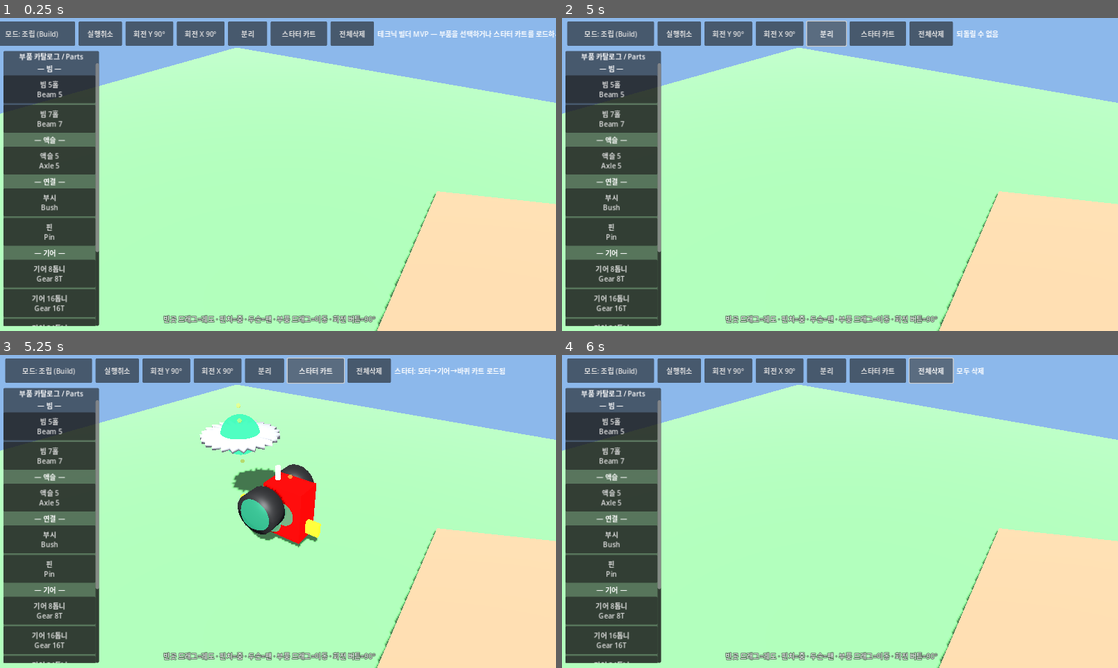
Above: before the commit, frames 1-4 (two rows, left to right).
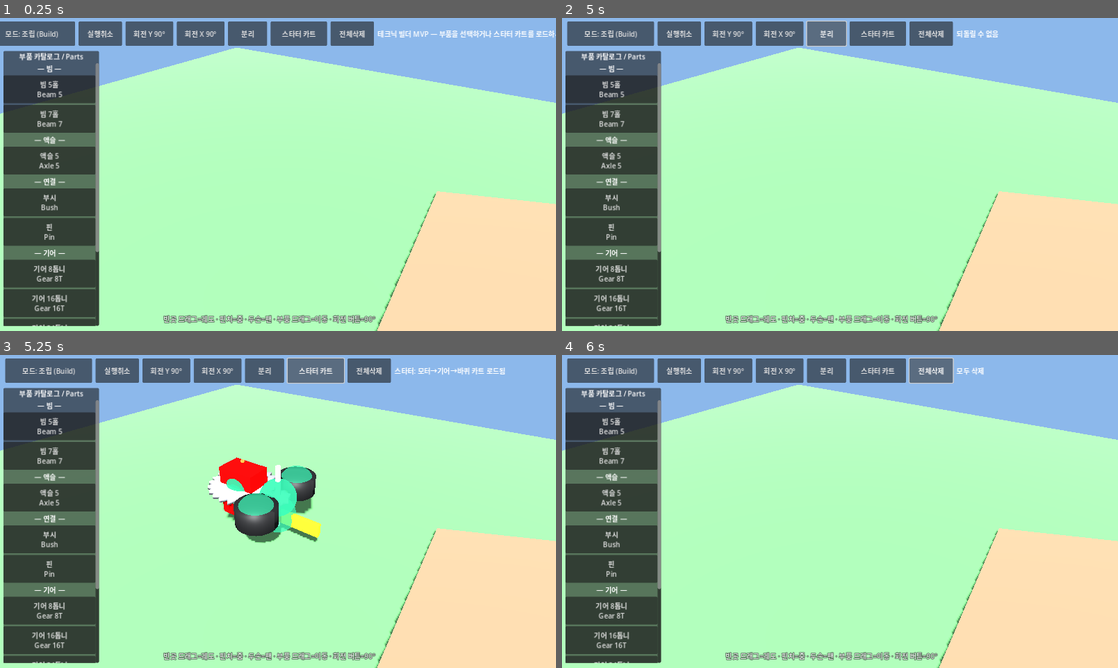
Above: after the commit, the same moments.

Repository: Lee-Gangpyo/technic-builder
Game: Godot game, scene res://scenes/main.tscn
Same seed, same stepped clock (60 frames per second), same inputs: the game is played once before the commit and once after it.
Inputs:
- Up to frame 1 (0.25 s): no input
- Up to frame 2 (5 s): click "모드: 조립 (Build)" at 0.5 s; click "모드: 운전 (Drive)" at 1.25 s; click "실행취소" at 2 s; click "회전 Y 90°" at 2.75 s; click "회전 X 90°" at 3.5 s; click "분리" at 4.25 s
- Up to frame 3 (5.25 s): click "스타터 카트" at 5 s
- Up to frame 4 (6 s): click "전체삭제" at 5.75 s

Frames 1-2 are identical in both runs. In frame 3, 4.7% of the frame differs, in the area x 35-57%, y 15-62%; in frame 4, nothing differs.
Error after the commit: Parse Error: Cannot infer the type of "is_prefer" variable because the value doesn't have a set type. (res://scripts/physics/snap_system.gd:43)

Commit message:
fix(assembly): snap ghost preview, touch vs camera lock, snap scoring
- Keep dragged part under finger; show translucent ghost at snap pose
- Rank snap candidates by distance+alignment with hysteresis
- Ignore emulated mouse while touches active; pointer-owned drag
- Camera clears orbit/pinch while part is dragging
- Slightly widen SNAP_DISTANCE for magnet feel

Diff:
--- a/scripts/assembly_manager.gd
+++ b/scripts/assembly_manager.gd
@@ -16,6 +16,14 @@
 var drag_offset: Vector3 = Vector3.ZERO
 var pending_snap: Dictionary = {}
 var gear_links: Array = []  ## GearConstraint nodes
+
+## Pointer ownership: ignore emulated mouse while real touches are active;
+## only the pointer that started the drag may move/end it.
+var _active_touches: int = 0
+var _drag_pointer_id: int = -1  ## -1 = mouse, >=0 = ScreenTouch index
+var _snap_ghost: Node3D = null
+var _snap_ghost_mesh: MeshInstance3D = null
+var _last_snap_notify_ms: int = 0
 
 func _ready() -> void:
 	add_to_group("assembly_manager")
@@ -145,6 +153,7 @@
 	_create_connection(b, cid_b, a, cid_a, tb["type"], ta["type"])
 
 func clear_all(notify: bool = true) -> void:
+	_clear_snap_ghost()
 	for j in joints_root.get_children():
 		j.queue_free()
 	for g in gear_links:
@@ -164,29 +173,41 @@
 	## Pointer pick/drag in _input so part drag wins over camera orbit (which uses unhandled).
 	if GameState.mode != GameState.Mode.BUILD:
 		return
+
+	# Track real touches so emulated mouse (iPad/web) cannot steal/end the drag.
+	if event is InputEventScreenTouch:
+		var st_count := event as InputEventScreenTouch
+		if st_count.pressed:
+			_active_touches += 1
+		else:
+			_active_touches = maxi(_active_touches - 1, 0)
+
+	if _active_touches > 0 and (event is InputEventMouseButton or event is InputEventMouseMotion):
+		return
+
 	if event is InputEventMouseButton:
 		var mb := event as InputEventMouseButton
 		if mb.button_index == MOUSE_BUTTON_LEFT:
 			if mb.pressed:
-				if _try_pick(mb.position):
+				if _try_pick(mb.position, -1):
 					get_viewport().set_input_as_handled()
 			else:
-				if dragging:
+				if dragging and _drag_pointer_id == -1:
 					_end_drag()
 					get_viewport().set_input_as_handled()
-	elif event is InputEventMouseMotion and dragging:
+	elif event is InputEventMouseMotion and dragging and _drag_pointer_id == -1:
 		_drag_to((event as InputEventMouseMotion).position)
 		get_viewport().set_input_as_handled()
 	elif event is InputEventScreenTouch:
 		var st := event as InputEventScreenTouch
 		if st.pressed:
-			if _try_pick(st.position):
+			if _try_pick(st.position, st.index):
 				get_viewport().set_input_as_handled()
 		else:
-			if dragging:
+			if dragging and _drag_pointer_id == st.index:
 				_end_drag()
 				get_viewport().set_input_as_handled()
-	elif event is InputEventScreenDrag and dragging:
+	elif event is InputEventScreenDrag and dragging and _drag_pointer_id == (event as InputEventScreenDrag).index:
 		_drag_to((event as InputEventScreenDrag).position)
 		get_viewport().set_input_as_handled()
 
@@ -206,8 +227,11 @@
 		get_viewport().set_input_as_handled()
 		return
 
-func _try_pick(screen_pos: Vector2) -> bool:
+func _try_pick(screen_pos: Vector2, pointer_id: int) -> bool:
 	if camera == null:
+		return false
+	if dragging != null:
+		# Already dragging with another pointer — don't steal.
 		return false
 	var from := camera.project_ray_origin(screen_pos)
 	var dir := camera.project_ray_normal(screen_pos)
@@ -225,30 +249,48 @@
 		GameState.select_part(p)
 		p.set_selected(true)
 		dragging = p
+		_drag_pointer_id = pointer_id
 		dragging.freeze = true
 		drag_plane_y = p.global_position.y
 		var planar := _ray_to_plane(screen_pos, drag_plane_y)
 		drag_offset = p.global_position - planar
 		# Detach while dragging so user can re-place
 		detach_part(p, false)
+		pending_snap = {}
+		_clear_snap_ghost()
 		return true
 	return false
 
 func _drag_to(screen_pos: Vector2) -> void:
 	if dragging == null:
 		return
+	# Keep the real part under the finger; preview snap with a ghost.
 	var planar := _ray_to_plane(screen_pos, drag_plane_y)
 	dragging.global_position = planar + drag_offset
-	pending_snap = SnapSystem.find_snap(dragging, parts, GameState.SNAP_DISTANCE, GameState.SNAP_ANGLE_DEG)
+	pending_snap = SnapSystem.find_snap(
+		dragging, parts, GameState.SNAP_DISTANCE, GameState.SNAP_ANGLE_DEG, pending_snap
+	)
 	if pending_snap.get("found", false):
-		dragging.global_transform = SnapSystem.compute_snap_transform(dragging, pending_snap)
-		GameState.notify("스냅 가능 ✓")
+		var ghost_xf := SnapSystem.compute_snap_transform(dragging, pending_snap)
+		_show_snap_ghost(ghost_xf)
+		var now := Time.get_ticks_msec()
+		if now - _last_snap_notify_ms > 400:
+			GameState.notify("스냅 가능 ✓")
+			_last_snap_notify_ms = now
+	else:
+		_clear_snap_ghost()
 
 func _end_drag() -> void:
 	if dragging == null:
 		return
 	if pending_snap.get("found", false):
 		var s := pending_snap
+		# Refresh target pose in case the world moved; recompute from live connectors.
+		var refreshed := SnapSystem.find_snap(
+			dragging, parts, GameState.SNAP_DISTANCE, GameState.SNAP_ANGLE_DEG, s
+		)
+		if refreshed.get("found", false):
+			s = refreshed
 		dragging.global_transform = SnapSystem.compute_snap_transform(dragging, s)
 		_create_connection(
 			dragging, s["moving_cid"],
@@ -259,7 +301,34 @@
 		GameState.notify("연결됨")
 		_refresh_gear_constraints()
 	pending_snap = {}
+	_clear_snap_ghost()
 	dragging = null
+	_drag_pointer_id = -1
+
+func _show_snap_ghost(xf: Transform3D) -> void:
+	if dragging == null:
+		return
+	if _snap_ghost == null or not is_instance_valid(_snap_ghost):
+		_snap_ghost = Node3D.new()
+		_snap_ghost.name = "SnapGhost"
+		parts_root.add_child(_snap_ghost)
+		_snap_ghost_mesh = PartMeshFactory.make_mesh(dragging.part_data)
+		if _snap_ghost_mesh:
+			var mat := StandardMaterial3D.new()
+			mat.albedo_color = Color(0.35, 0.95, 0.7, 0.4)
+			mat.transparency = BaseMaterial3D.TRANSPARENCY_ALPHA
+			mat.shading_mode = BaseMaterial3D.SHADING_MODE_UNSHADED
+			mat.cull_mode = BaseMaterial3D.CULL_DISABLED
+			_snap_ghost_mesh.material_override = mat
+			_snap_ghost.add_child(_snap_ghost_mesh)
+	_snap_ghost.global_transform = xf
+	_snap_ghost.visible = true
+
+func _clear_snap_ghost() -> void:
+	if _snap_ghost and is_instance_valid(_snap_ghost):
+		_snap_ghost.queue_free()
+	_snap_ghost = null
+	_snap_ghost_mesh = null
 
 func _ray_to_plane(screen_pos: Vector2, y: float) -> Vector3:
 	var from := camera.project_ray_origin(screen_pos)
--- a/scripts/camera_pivot.gd
+++ b/scripts/camera_pivot.gd
@@ -45,7 +45,28 @@
 		return _assembly.dragging != null
 	return false
 
+func _clear_orbit_gesture() -> void:
+	_orbit_touch_index = -1
+	_two_finger_active = false
+	orbiting = false
+	panning = false
+
 func _unhandled_input(event: InputEvent) -> void:
+	# While a part is grabbed, never steal the gesture (orbit/pan/pinch).
+	if _is_part_dragging():
+		_clear_orbit_gesture()
+		if event is InputEventScreenTouch:
+			var st_busy := event as InputEventScreenTouch
+			if st_busy.pressed:
+				_touches[st_busy.index] = st_busy.position
+			else:
+				_touches.erase(st_busy.index)
+		elif event is InputEventScreenDrag:
+			var sd_busy := event as InputEventScreenDrag
+			if _touches.has(sd_busy.index):
+				_touches[sd_busy.index] = sd_busy.position
+		return
+
 	# --- Mouse (desktop) ---
 	if event is InputEventMouseButton:
 		var mb := event as InputEventMouseButton
@@ -83,7 +104,7 @@
 		var st := event as InputEventScreenTouch
 		if st.pressed:
 			_touches[st.index] = st.position
-			if _touches.size() == 1 and not _is_part_dragging():
+			if _touches.size() == 1:
 				# One finger on empty space (Assembly did not claim a part) → orbit
 				_orbit_touch_index = st.index
 				last_pos = st.position
@@ -96,7 +117,7 @@
 				_orbit_touch_index = -1
 			if _touches.size() < 2:
 				_two_finger_active = false
-			if _touches.size() == 1 and not _is_part_dragging():
+			if _touches.size() == 1:
 				# Resume orbit with remaining finger
 				var idx: int = int(_touches.keys()[0])
 				_orbit_touch_index = idx
@@ -109,7 +130,7 @@
 		if _touches.size() >= 2:
 			_update_two_finger()
 			get_viewport().set_input_as_handled()
-		elif _orbit_touch_index == sd.index and not _is_part_dragging():
+		elif _orbit_touch_index == sd.index:
 			yaw -= sd.relative.x * 0.35
 			pitch = clampf(pitch - sd.relative.y * 0.35, -80.0, -10.0)
 			_apply()
--- a/scripts/game_state.gd
+++ b/scripts/game_state.gd
@@ -9,7 +9,7 @@
 
 const UNIT_SCALE := 100.0  ## meters → cm (1 Godot unit = 1 cm)
 const HOLE_SPACING := 0.8  ## cm between Technic holes
-const SNAP_DISTANCE := 0.6  ## cm magnet snap threshold
+const SNAP_DISTANCE := 0.85  ## cm magnet snap threshold
 const SNAP_ANGLE_DEG := 25.0
 
 var mode: Mode = Mode.BUILD
--- a/scripts/physics/snap_system.gd
+++ b/scripts/physics/snap_system.gd
@@ -2,11 +2,20 @@
 class_name SnapSystem
 ## Magnet-snap: find nearest compatible free connectors and return snap transform.
 
-static func find_snap(moving: TechnicPart, candidates: Array, snap_dist: float, snap_angle_deg: float) -> Dictionary:
-	## Returns {found, target_part, moving_cid, target_cid, transform} or empty.
+static func find_snap(
+	moving: TechnicPart,
+	candidates: Array,
+	snap_dist: float,
+	snap_angle_deg: float,
+	prefer: Dictionary = {}
+) -> Dictionary:
+	## Returns {found, target_part, moving_cid, target_cid, ...} or {}.
+	## Ranks by distance + axis misalignment. Optional prefer keeps prior candidate (hysteresis).
 	var best := {}
-	var best_d := snap_dist
+	var best_score := INF
 	var max_dot := cos(deg_to_rad(snap_angle_deg))
+	var angle_weight := snap_dist * 0.85
+	var prefer_bonus := snap_dist * 0.35
 	for c_move in moving.get_free_connectors():
 		var mnode: Marker3D = c_move["node"]
 		var mpos := mnode.global_position
@@ -21,14 +30,29 @@
 				var tnode: Marker3D = c_tgt["node"]
 				var tpos := tnode.global_position
 				var d := mpos.distance_to(tpos)
-				if d >= best_d:
+				if d > snap_dist * 1.25:
 					continue
 				var taxis: Vector3 = (op.global_transform.basis * c_tgt["axis_local"]).normalized()
 				# axes should be parallel (same or opposite)
 				var align := absf(maxis.dot(taxis))
 				if align < max_dot:
 					continue
-				best_d = d
+				# Soft distance gate: allow slightly outside snap_dist only for hysteresis
+				var within := d <= snap_dist
+				var is_prefer := (
+					prefer.get("found", false)
+					and prefer.get("target_part") == op
+					and prefer.get("moving_cid") == c_move["id"]
+					and prefer.get("target_cid") == c_tgt["id"]
+				)
+				if not within and not is_prefer:
+					continue
+				var score := d + (1.0 - align) * angle_weight
+				if is_prefer:
+					score -= prefer_bonus
+				if score >= best_score:
+					continue
+				best_score = score
 				best = {
 					"found": true,
 					"target_part": op,
@@ -38,7 +62,9 @@
 					"target_type": c_tgt["type"],
 					"target_pos": tpos,
 					"target_axis": taxis,
-					"distance": d
+					"distance": d,
+					"align": align,
+					"score": score
 				}
 	return best
 
@@ -59,7 +85,7 @@
 	var move_axis: Vector3 = (moving.global_transform.basis * c_move["axis_local"]).normalized()
 
 	var xf := moving.global_transform
-	# Rotate so axes align
+	# Rotate so axes align (preserve roll around the connector axis as much as possible)
 	if absf(move_axis.dot(target_axis)) < 0.999:
 		var from_a := move_axis
 		var to_a := target_axis if move_axis.dot(target_axis) >= 0.0 else -target_axis
